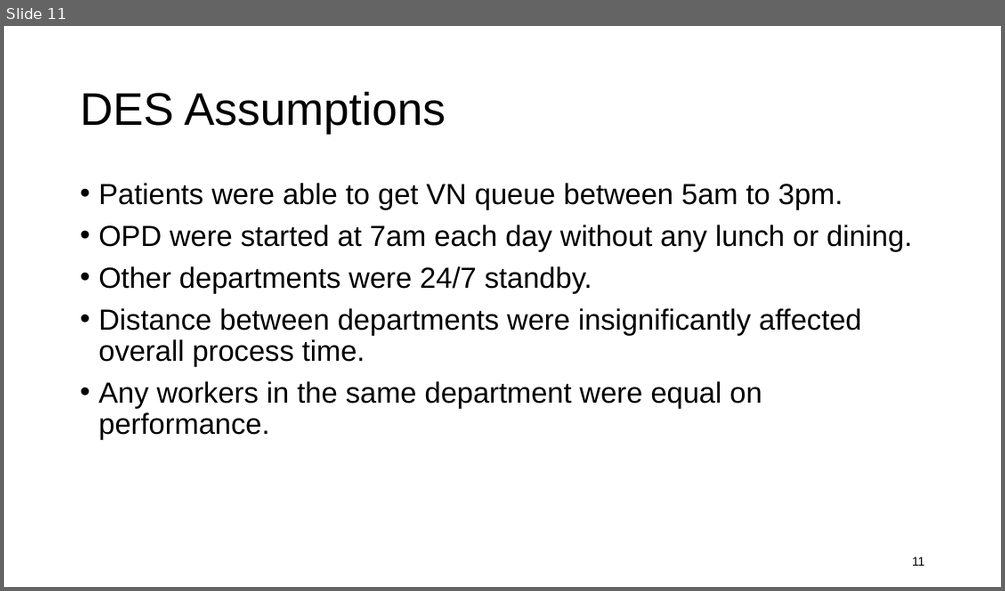
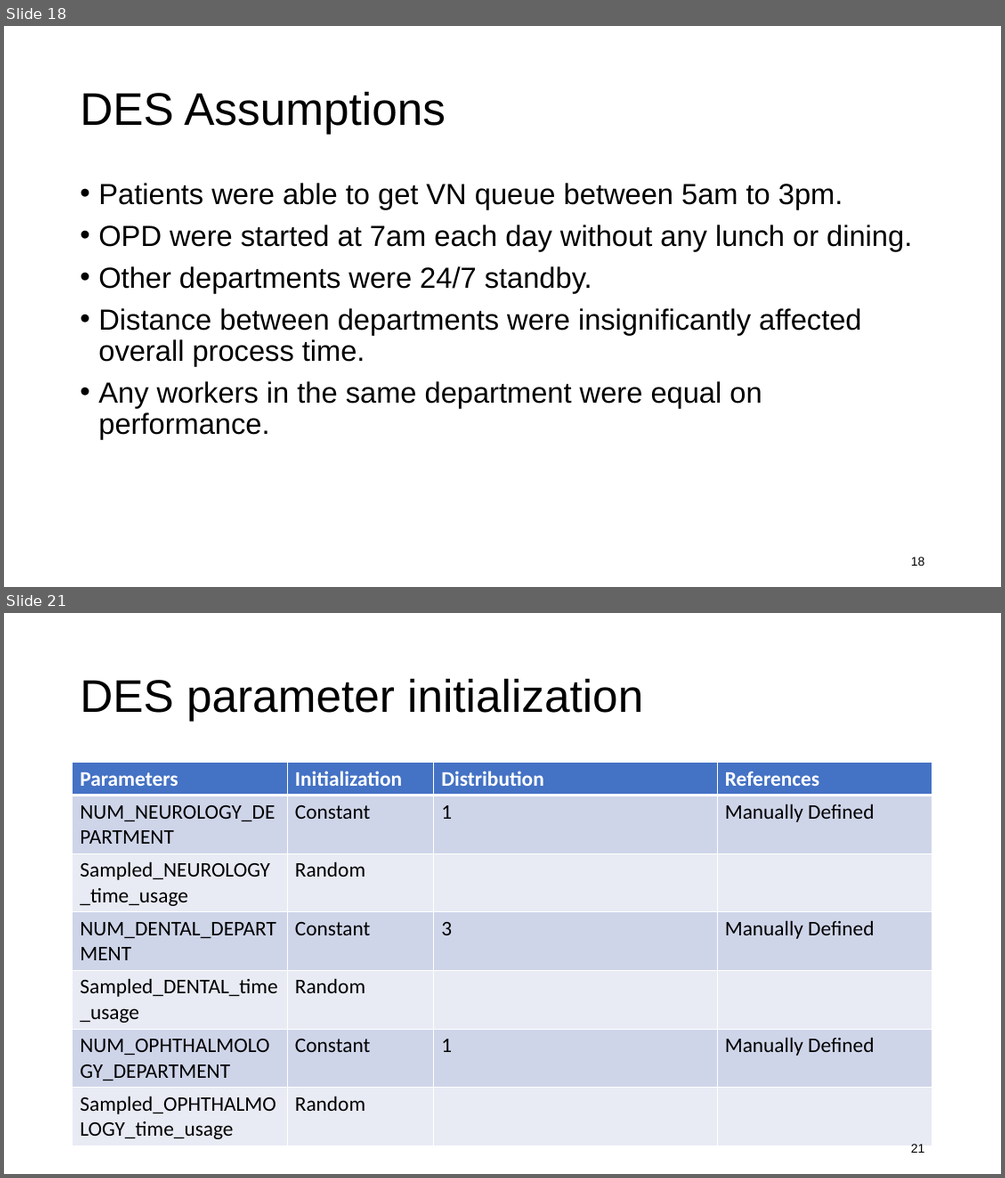
Before and after one commit to kawin7538/ds_hospital_project, a slide deck: memo_presentation/memo.pptx. Shown one above the other, each under a label of ours: slide 11 before the commit, slides 18 and 21 after it; the slides between them are not shown. The pictures are 1005x591 and 1005x1178 pixels, drawn with LibreOffice and Linux fonts; fonts in the diff are those of the drawing. Boxes give left, top, right and bottom in pixels: in the first picture for what was removed or moved away, otherwise in the second. Text is boxed around its words. In the diff, an @@ line names an element or a change of style, - is before the commit and + after.

```diff
--- a/memo_presentation/memo.pptx
+++ b/memo_presentation/memo.pptx
@@ slide 21 added at box(4, 613, 1001, 1174), background #FFFFFF @@
@@ title added at box(80, 678, 643, 721), 44 pt, text #000000 @@
+DES parameter initialization
@@ table added at box(73, 763, 932, 1143), 7 rows, 4 columns @@
+Parameters | Initialization | Distribution | References
+NUM_NEUROLOGY_DEPARTMENT | Constant | 1 | Manually Defined
+Sampled_NEUROLOGY_time_usage | Random |  | 
+NUM_DENTAL_DEPARTMENT | Constant | 3 | Manually Defined
+Sampled_DENTAL_time_usage | Random |  | 
+NUM_OPHTHALMOLOGY_DEPARTMENT | Constant | 1 | Manually Defined
+Sampled_OPHTHALMOLOGY_time_usage | Random |  | 
@@ page number added at box(911, 1143, 925, 1152), 12 pt, text #000000 @@
+21
@@ what was slide 11 is now slide 18 @@
@@ page number at box(911, 556, 925, 565): text changed @@
-11
+18
```
Also in this commit, not shown: 7 slides changed, 10 other slides added, 1 slide removed, 6 other files.
